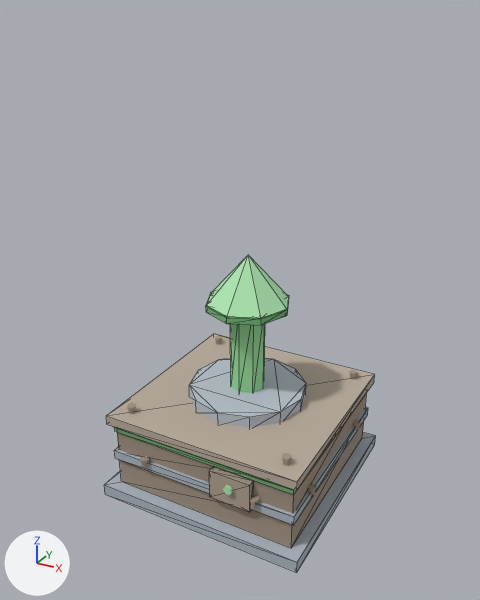
A saved change to the glTF model buildings/source/models/source_flat.glb.
One viewpoint serves both versions: a 50 mm camera at (2.32, -4.35, 3.82) aimed at (-0.03, -0.08, 1.69). Every picture has the same lights, and +X, +Y and +Z are marked at lower left. The older version comes first. Mesh edges are drawn as thin lines on the coarser meshes. Where no turn or scale is listed for an object, it has been applied to the vertices. Vertices at exactly the same position are counted once.

Before the edit, the objects in view are built like this:
```python
ob_aperturering = bpy.data.objects.new('ApertureRing', me_cylinder_004)
ob_aperturering.location = (0.0, 0.0, 0.76)
ob_arrowbase = bpy.data.objects.new('ArrowBase', me_cylinder_007)
ob_arrowbase.location = (0.0, 0.0, 1.6)
ob_arrowcone = bpy.data.objects.new('ArrowCone', me_cone)
ob_arrowcone.location = (0.0, 0.0, 1.65)
ob_arrowpost = bpy.data.objects.new('ArrowPost', me_cylinder_006)
ob_arrowpost.location = (0.0, 0.0, 0.85)
ob_band = bpy.data.objects.new('Band', me_box_002)
ob_band.location = (0.0, 0.007, 0.35)
ob_body = bpy.data.objects.new('Body', me_box_001)
ob_body.location = (0.0, 0.007, 0.1)
# also in view: 'ControlPanel' at (0.3, -0.82, 0.48); 'GreenStripe' at (0.0, 0.0, 0.64); 'Roof' at (0.0, 0.0, 0.74); 'BasePlatform' at (0.0, 0.0, 0.05)
```
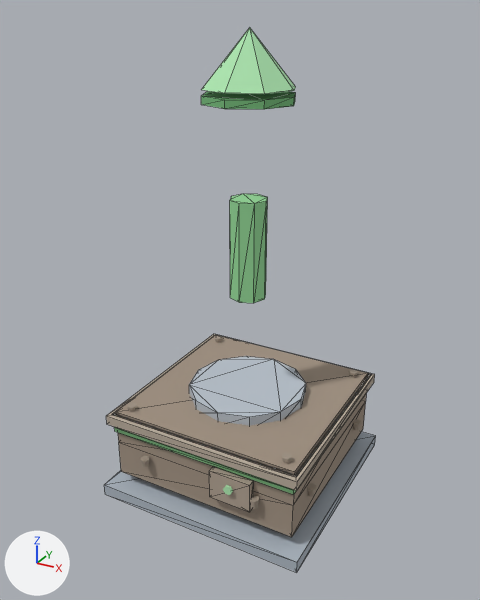
The newer file is also rescaled (x0.5) as a whole; pictures and numbers use the older file's frame.

Where the change shows, as pixel boxes [x1, y1, x2, y2] in the pictures (480 x 600 px):
```json
{"object": "Body", "change": "moved", "before": [117, 394, 366, 548], "after": [116, 335, 368, 537]}
{"object": "ArrowCone", "change": "moved", "before": [207, 255, 288, 318], "after": [201, 27, 296, 94]}
{"object": "ArrowPost", "change": "moved", "before": [230, 324, 265, 393], "after": [230, 194, 268, 303]}
{"object": "Band", "change": "moved", "before": [114, 407, 368, 525], "after": [112, 335, 370, 477]}
{"object": "ArrowBase", "change": "moved", "before": [206, 292, 289, 325], "after": [201, 91, 296, 109]}
{"object": "Roof", "change": "unchanged, covered by the edit", "before": [106, 334, 375, 491], "after": [106, 334, 375, 491]}
```

Scene script edits in JSON lines:
```json
{"block": "me_cylinder_007", "where": "# used by ob_arrowbase; location = (0.0, 0.0, 1.6)"}
{"op": "remove", "block": "me_cylinder_007", "code": "me_cylinder_007.from_pydata(...)  # 16 vertices, 28 faces; spans x -0.35..0.35, y -0.35..0.35, z 0.0..0.06"}
{"op": "add", "block": "me_cylinder_007", "code": "me_cylinder_007.from_pydata(...)  # 16 vertices, 28 faces; spans x -0.35..0.35, y -0.35..0.35, z 1.6..1.66"}
{"block": "me_cylinder_007", "change": "me_cylinder_007 part 1: the whole mesh is moved by (0.0, 0.0, 1.6)"}
{"block": "me_cone", "where": "# used by ob_arrowcone; location = (0.0, 0.0, 1.65)"}
{"op": "remove", "block": "me_cone", "code": "me_cone.from_pydata(...)  # 9 vertices, 14 faces; spans x -0.35..0.35, y -0.35..0.35, z 0.0..0.4"}
{"op": "add", "block": "me_cone", "code": "me_cone.from_pydata(...)  # 9 vertices, 14 faces; spans x -0.35..0.35, y -0.35..0.35, z 1.65..2.05"}
{"block": "me_cone", "change": "me_cone part 2: the whole mesh is moved by (0.0, 0.0, 1.65)"}
{"block": "me_cylinder_006", "where": "# used by ob_arrowpost; location = (0.0, 0.0, 0.85)"}
{"op": "remove", "block": "me_cylinder_006", "code": "me_cylinder_006.from_pydata(...)  # 16 vertices, 28 faces; spans x -0.15..0.15, y -0.15..0.15, z 0.0..0.8"}
{"op": "add", "block": "me_cylinder_006", "code": "me_cylinder_006.from_pydata(...)  # 16 vertices, 28 faces; spans x -0.15..0.15, y -0.15..0.15, z 0.85..1.65"}
{"block": "me_cylinder_006", "change": "me_cylinder_006 part 3: the whole mesh is moved by (0.0, 0.0, 0.85)"}
{"block": "me_box_002", "where": "# used by ob_band; location = (0.0, 0.007, 0.35)"}
{"op": "remove", "block": "me_box_002", "code": "me_box_002.from_pydata(...)  # 8 vertices, 12 faces; spans x -0.82..0.82, y -0.82..0.82, z 0.0..0.08"}
{"op": "add", "block": "me_box_002", "code": "me_box_002.from_pydata(...)  # 8 vertices, 12 faces; spans x -0.82..0.82, y -0.82..0.83, z 0.35..0.43"}
{"block": "me_box_002", "change": "me_box_002 part 4: the whole mesh is moved by (0.0, 0.01, 0.35)"}
{"block": "me_box_001", "where": "# used by ob_body; location = (0.0, 0.007, 0.1)"}
{"op": "remove", "block": "me_box_001", "code": "me_box_001.from_pydata(...)  # 12 vertices, 20 faces; spans x -0.8..0.8, y -0.8..0.8, z 0.0..0.6"}
{"op": "add", "block": "me_box_001", "code": "me_box_001.from_pydata(...)  # 12 vertices, 20 faces; spans x -0.8..0.8, y -0.79..0.81, z 0.1..0.7"}
{"block": "me_box_001", "change": "me_box_001 part 5: the whole mesh is moved by (0.0, 0.01, 0.1)"}
```
